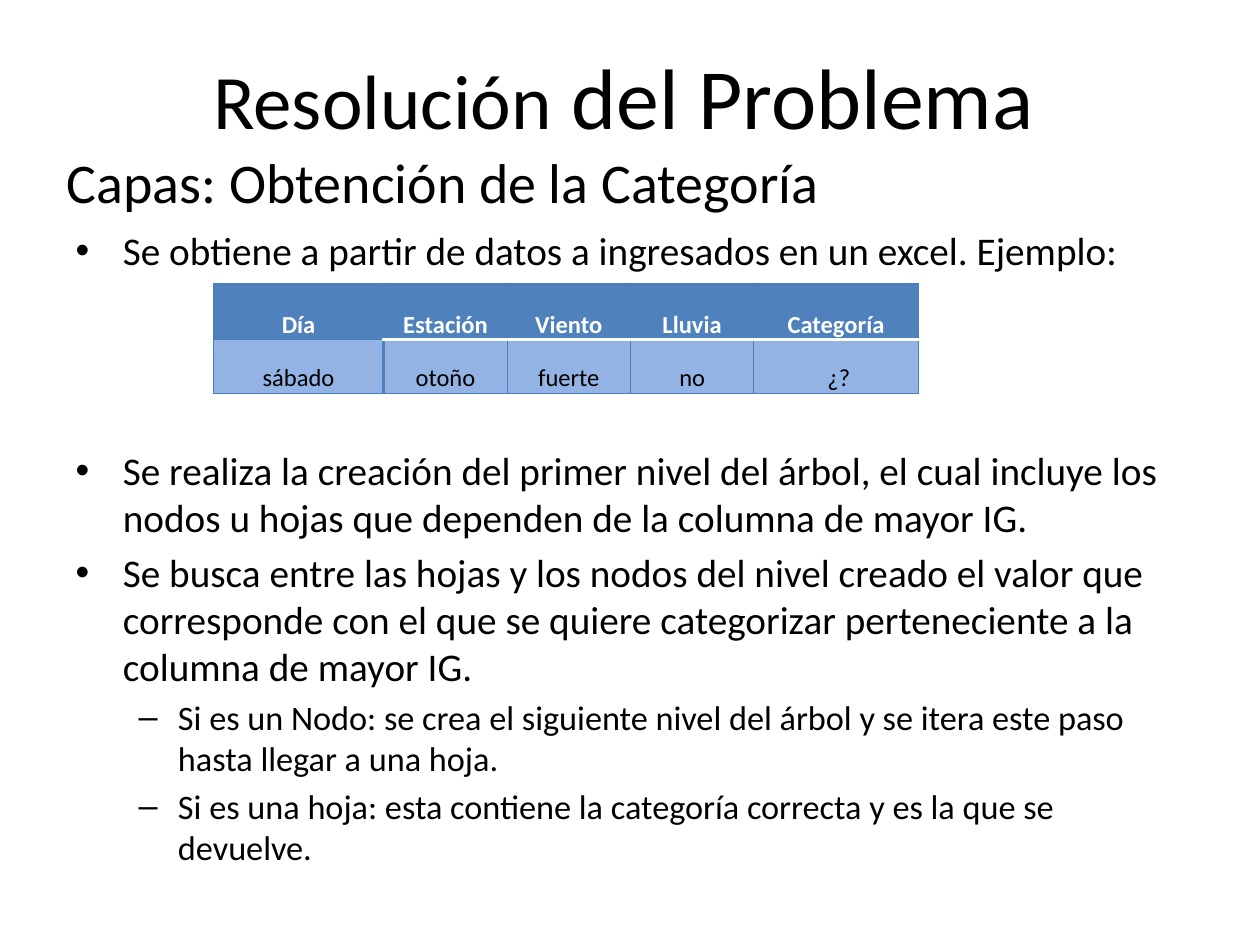
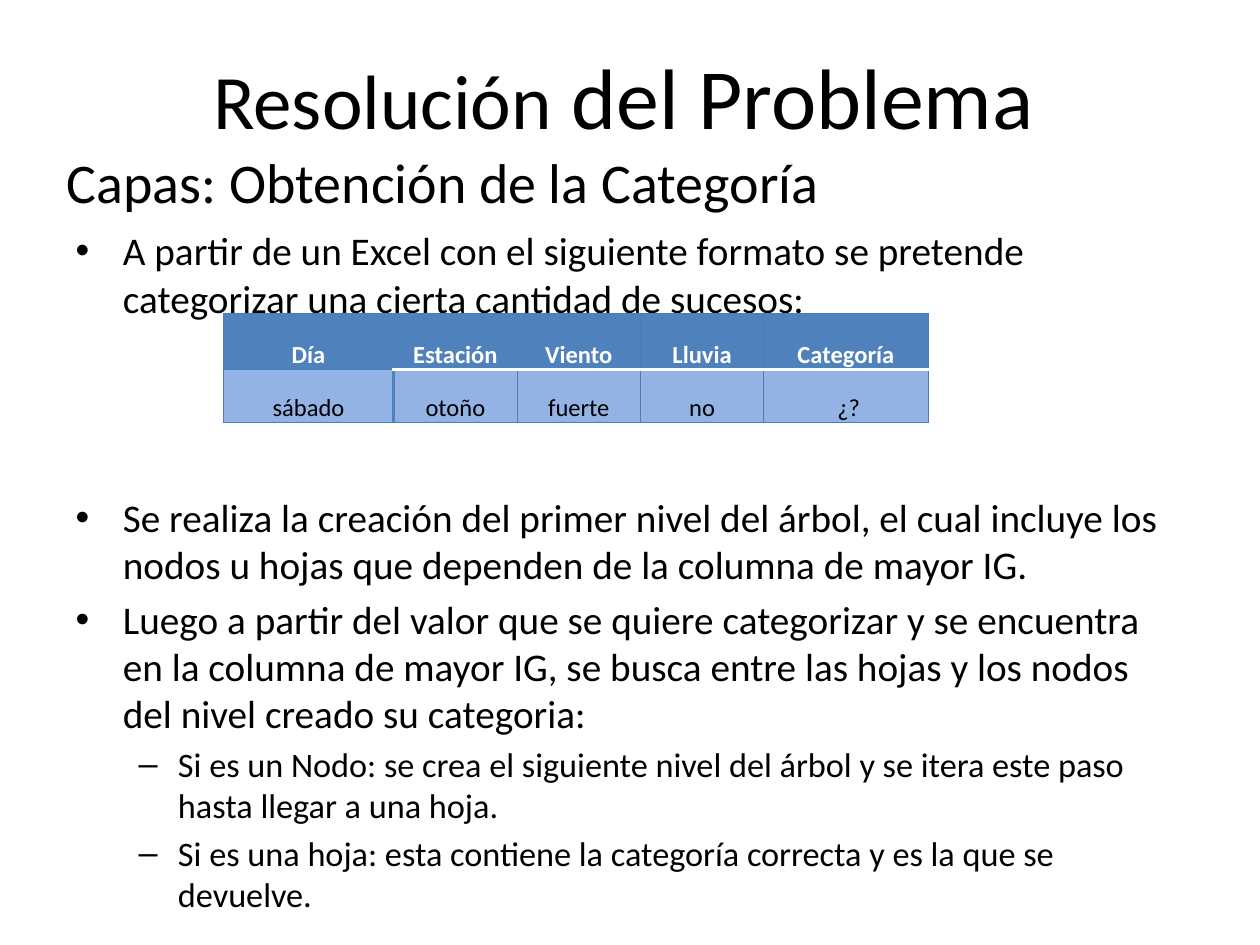
Before and after one commit to smoral/arbol-de-desicion, a slide deck: slide 5 of docs/PPT SDSD.pptx (slide 6 before the commit). Drawn at 1260x945 pixels with LibreOffice and Linux fonts; fonts in the diff are those of the drawing. Boxes give left, top, right and bottom in pixels: in the first picture for what was removed or moved away, otherwise in the second. Text is boxed around its words. In the diff, an @@ line names an element or a change of style, - is before the commit and + after.

```diff
--- a/docs/PPT SDSD.pptx
+++ b/docs/PPT SDSD.pptx
@@ text at <box>123,237,1024,323</box>: text changed @@
-• Se obtiene a partir de datos a ingresados en un excel. Ejemplo:
+• A partir de un Excel con el siguiente formato se pretende categorizar una cierta cantidad de sucesos:
@@ table: place and size @@
-table at <box>213,284,919,393</box>
+table at <box>223,314,929,423</box>
@@ text at <box>123,606,1139,735</box>: text changed @@
-• Se busca entre las hojas y los nodos del nivel creado el valor que corresponde con el que se quiere categorizar perteneciente a la columna de mayor IG.
+• Luego a partir del valor que se quiere categorizar y se encuentra en la columna de mayor IG, se busca entre las hojas y los nodos del nivel creado su categoria:
```
Also in this commit, not shown: 3 other slides changed, 1 slide removed, 1 other file.
